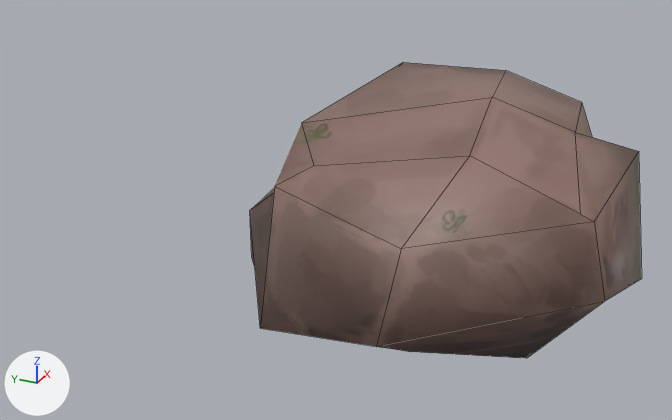
Renders of the Blender file LowPoly_Asset_Blend/Stone1.blend from each side of a commit.
The view is the same before and after, from a 50 mm camera at (-3.24, -0.97, 1.78) aimed at (-0.01, 0.48, 0.17). Every picture has the same lights, and +X, +Y and +Z are marked at lower left. Mesh edges are drawn as thin lines.
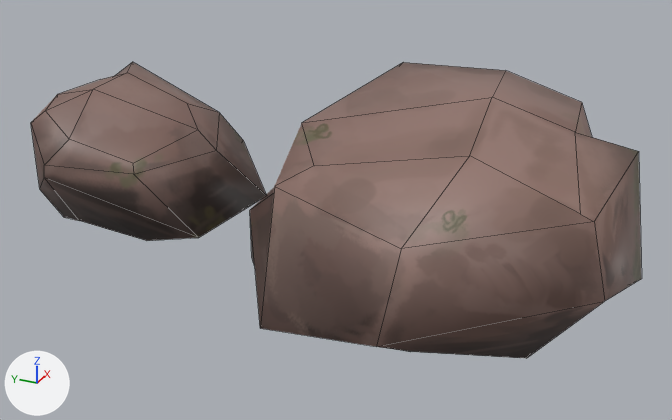
Changed parts and their boxes [x1, y1, x2, y2] in the pictures (672 x 420 px):
'Cube', shown: after [31, 62, 266, 241]

Patch to the scene script:
```diff
--- a/LowPoly_Asset_Blend/Stone1.blend.py
+++ b/LowPoly_Asset_Blend/Stone1.blend.py
@@ ob_cube @@
 ob_cube = bpy.data.objects.new('Cube', me_cube)
-ob_cube.location = (0.0, 0.0, 0.0)
+ob_cube.location = (0.0, 1.552, 0.0)
 ob_cube.scale = (0.85, 0.85, 0.85)
-ob_cube.hide_set(True)
```
